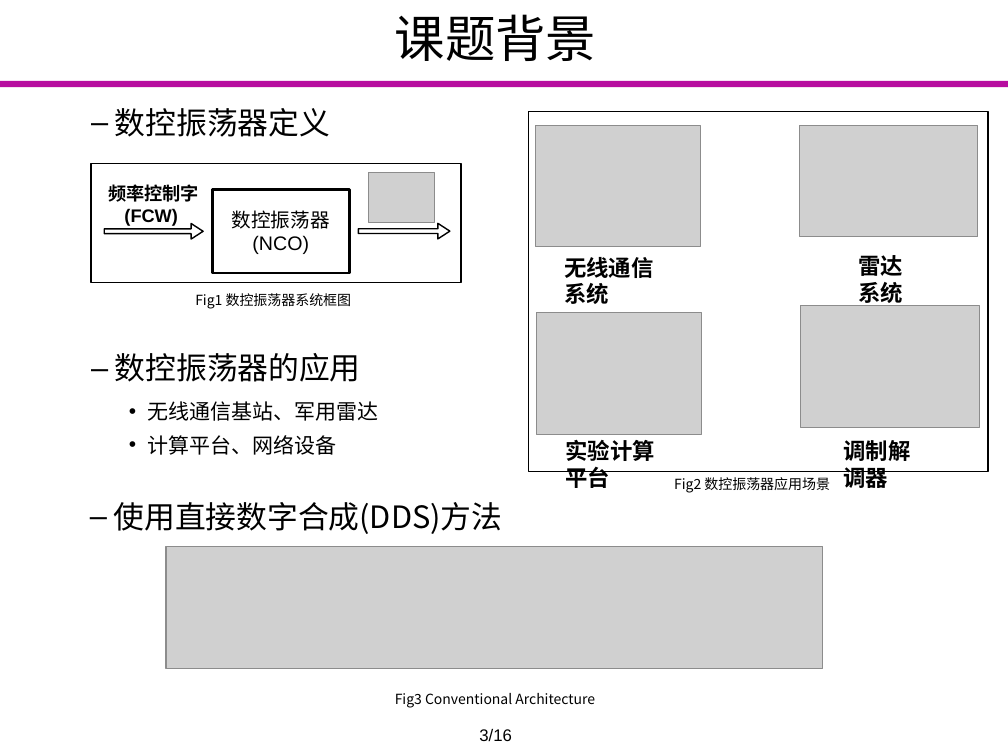
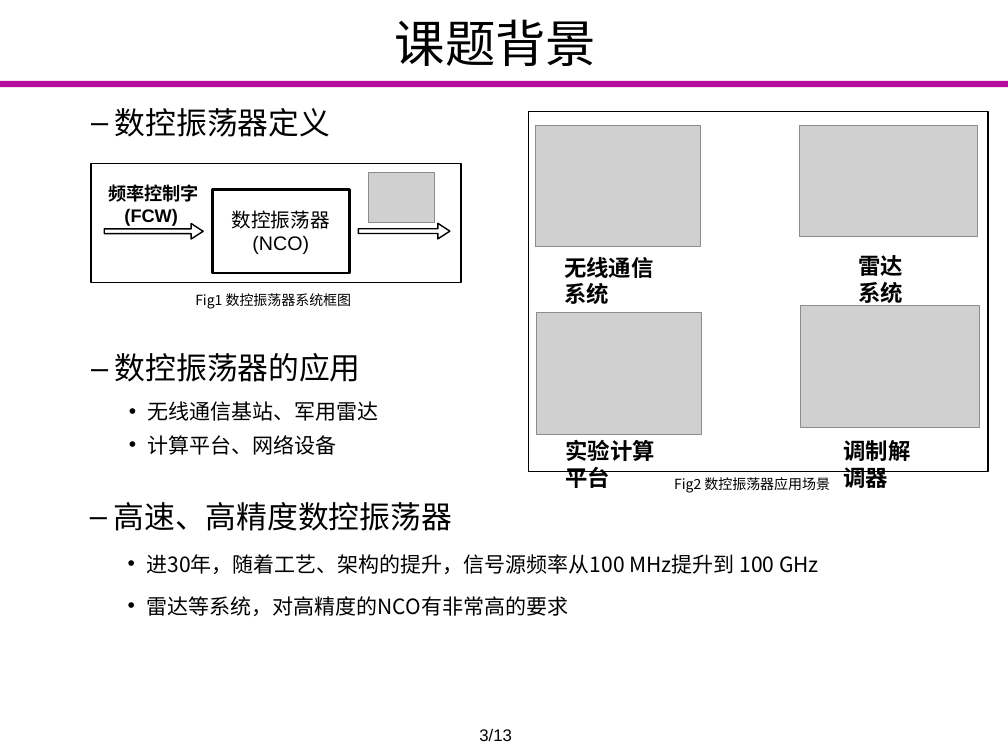
Before and after one commit to Markov2016/lunwen, a slide deck: slide 3 of dabian/杨一雄_毕业设计答辩.pptx. Drawn at 1008x756 pixels with LibreOffice and Linux fonts; fonts in the diff are those of the drawing; grey boxes stand for pictures; background and template pictures are left out. Boxes give left, top, right and bottom in pixels: in the first picture for what was removed or moved away, otherwise in the second. Text is boxed around its words. In the diff, an @@ line names an element or a change of style, - is before the commit and + after.

```diff
--- a/dabian/杨一雄_毕业设计答辩.pptx
+++ b/dabian/杨一雄_毕业设计答辩.pptx
@@ title "课题背景": place and size @@
-title "课题背景" at box(395, 14, 597, 61)
+title "课题背景" at box(395, 19, 597, 66)
@@ text at box(114, 502, 819, 616): text changed; size 22 to 15 pt @@
-  – 使用直接数字合成(DDS)方法
+  – 高速、高精度数控振荡器
+    • 进30年，随着工艺、架构的提升，信号源频率从100 MHz提升到 100 GHz
+    • 雷达等系统，对高精度的NCO有非常高的要求
@@ picture removed at box(166, 546, 824, 669) @@
@@ text removed at box(395, 693, 595, 708) @@
-Fig3 Conventional Architecture
@@ text at box(479, 729, 512, 741): text changed @@
-3/16
+3/13
```
Also in this commit, not shown: 10 other slides changed, 2 slides added, 5 slides removed.
